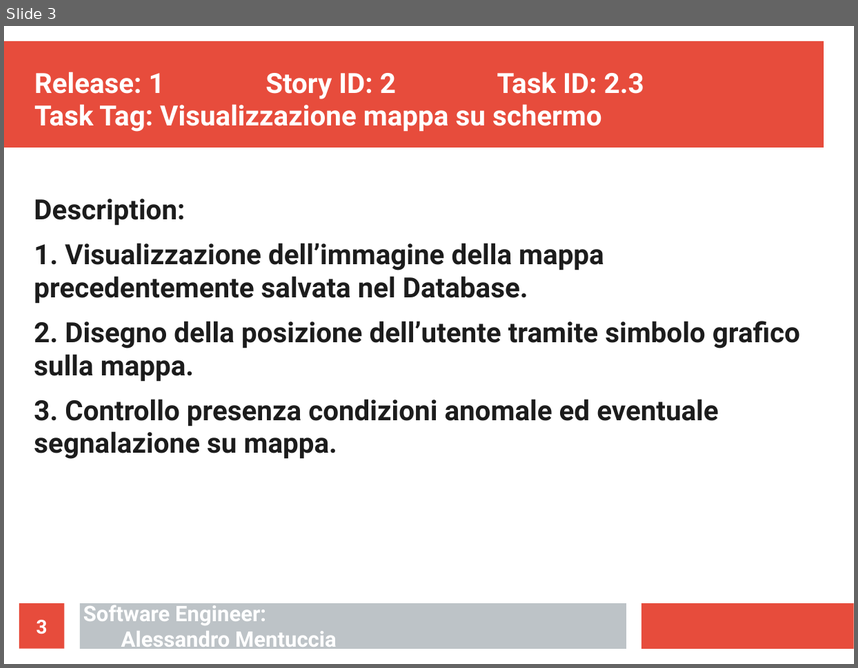
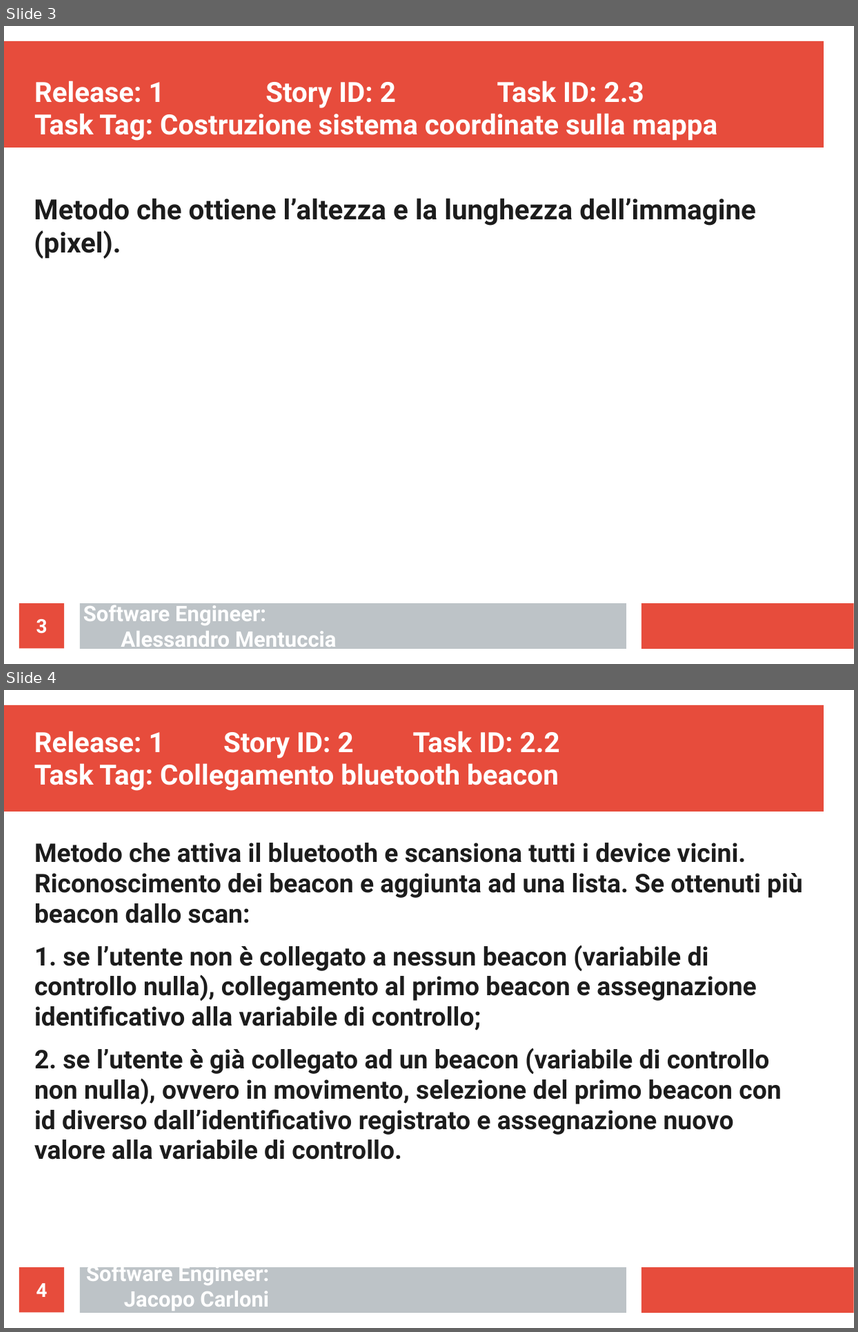
Before and after one commit to ecorradini/ProgettoIDS, a slide deck: AnalisiRequisiti/TaskGestioneMappe.ppt. Shown one above the other, each under a label of ours: slide 3 before the commit, slides 3 and 4 after it. The pictures are 858x668 and 858x1332 pixels, drawn with LibreOffice and Linux fonts; fonts in the diff are those of the drawing. Boxes give left, top, right and bottom in pixels: in the first picture for what was removed or moved away, otherwise in the second. Text is boxed around its words. In the diff, an @@ line names an element or a change of style, - is before the commit and + after.

Commit message:
TASK

```diff
--- a/AnalisiRequisiti/TaskGestioneMappe.ppt
+++ b/AnalisiRequisiti/TaskGestioneMappe.ppt
@@ slide 4 added at (4,690,854,1328), background #FFFFFF; not listed: 3 template elements that a slide beside it also shows @@
@@ text added at (34,731,560,791), 26 pt, text #FFFFFF, bold @@
+Release: 1 Story ID: 2 Task ID: 2.2
+Task Tag: Collegamento bluetooth beacon
@@ text added at (34,842,803,1159), 24 pt, text #1C1C1C, bold @@
+Metodo che attiva il bluetooth e scansiona tutti i device vicini. Riconoscimento dei beacon e aggiunta ad una lista. Se ottenuti più beacon dallo scan:
+1. se l’utente non è collegato a nessun beacon (variabile di controllo nulla), collegamento al primo beacon e assegnazione identificativo alla variabile di controllo;
+2. se l’utente è già collegato ad un beacon (variabile di controllo non nulla), ovvero in movimento, selezione del primo beacon con id diverso dall’identificativo registrato e assegnazione nuovo valore alla variabile di controllo.
@@ page number added at (19,1267,65,1312), fill #E74C3C, 18 pt, text #FFFFFF, bold @@
+4
@@ text added at (86,1261,269,1310), 20 pt, text #FFFFFF, bold @@
+Software Engineer:
+Jacopo Carloni
@@ slide 3 changed as well @@
@@ title at (34,81,718,141): text changed @@
-Release: 1 Story ID: 2 Task ID: 2.3
-Task Tag: Visualizzazione mappa su schermo
+Release: 1 Story ID: 2 Task ID: 2.3
+Task Tag: Costruzione sistema coordinate sulla mappa
@@ text at (34,198,756,259): text changed @@
-Description:
-1. Visualizzazione dell’immagine della mappa precedentemente salvata nel Database.
-2. Disegno della posizione dell’utente tramite simbolo grafico sulla mappa.
-3. Controllo presenza condizioni anomale ed eventuale segnalazione su mappa.
+Metodo che ottiene l’altezza e la lunghezza dell’immagine (pixel).
```
Also in this commit, not shown: 2 other slides changed, 5 other slides added, 1 slide removed, 2 other files.
